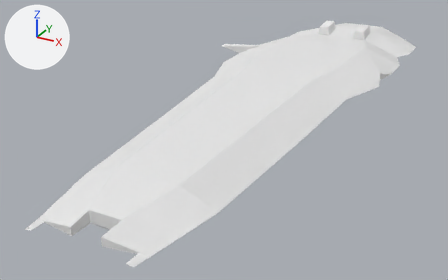
The OBJ model Assets/Ships/Battlecruiser/body2.obj: old version first, new version second.
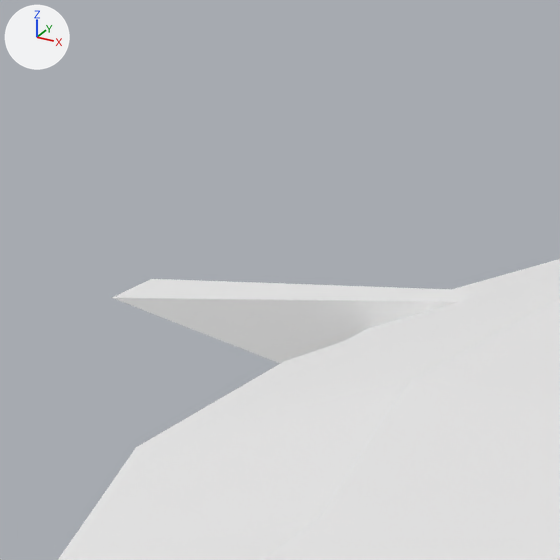
Old and new are each drawn whole from a 50 mm camera at (380.0, -864.0, 348.0) aimed at (-62.0, -62.0, -54.0) and again close up on the part from 47% to 60% of the width and 5% to 27% of the height. Every picture has the same lights, and +X, +Y and +Z are marked at upper left. Where no turn or scale is listed for an object, it has been applied to the vertices. Vertices at the same position are counted once.

Objects in the first close-up: 'body2'.
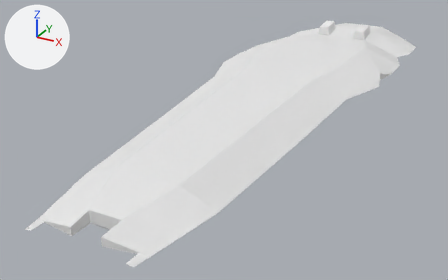
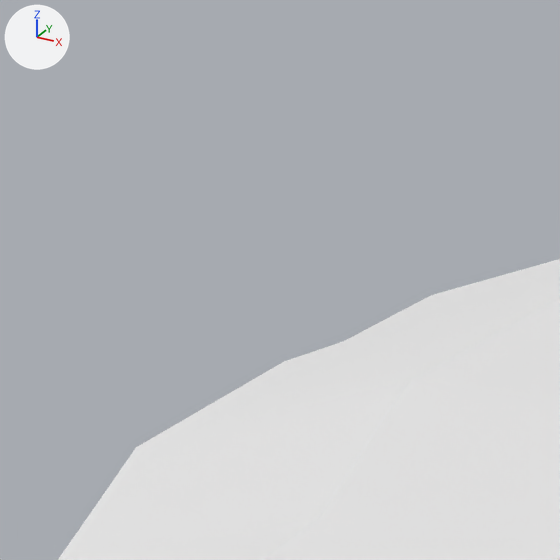
Where the change shows, as pixel boxes (x1, y1, x2, y2) in the close-ups (560 x 560 px):
part 1 of me_body2, deleted: before (112, 279, 481, 364)

The change, as a diff of the scene's bpy script:
```diff
--- a/Assets/Ships/Battlecruiser/body2.obj.py
+++ b/Assets/Ships/Battlecruiser/body2.obj.py
@@ me_body2 @@
 me_body2.from_pydata(...)  # 132 vertices, 206 faces; spans x -202.0..142.0, y -478.0..457.0, z -31.0..62.0
 # used by ob_body2; location = (0.0, 0.0, 0.0)
+# me_body2 part 1: the loose piece of 7 vertices spanning x -202.0..-120.0, y 181.0..212.0, z 16.0..35.0 is deleted
 me_body2.materials.append(mat_hgn_battlecruiser_lod2_tex)
```
